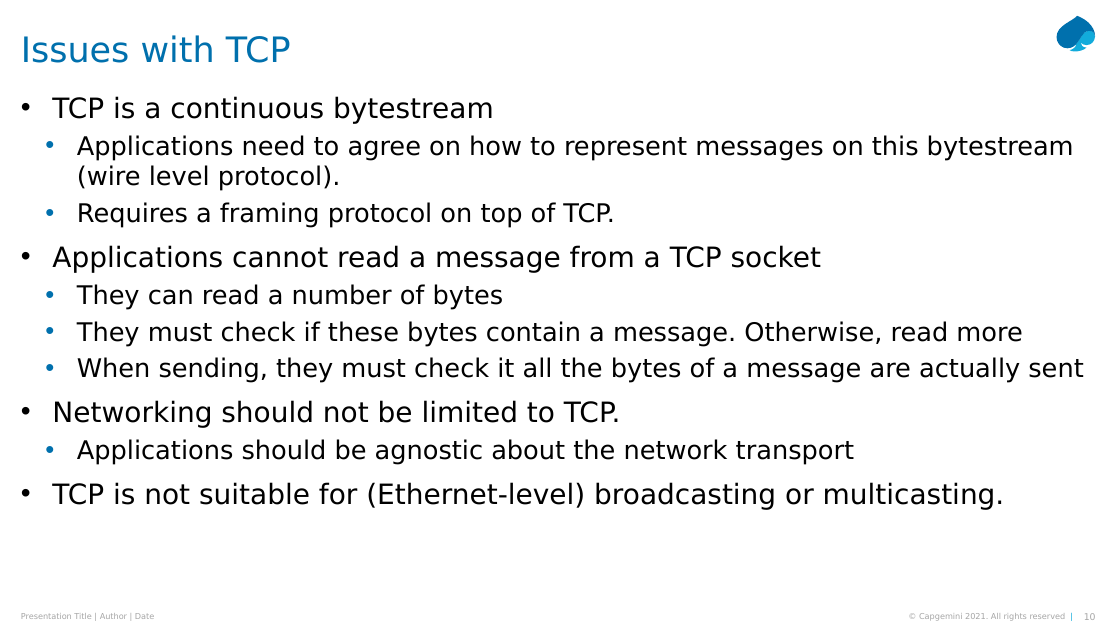
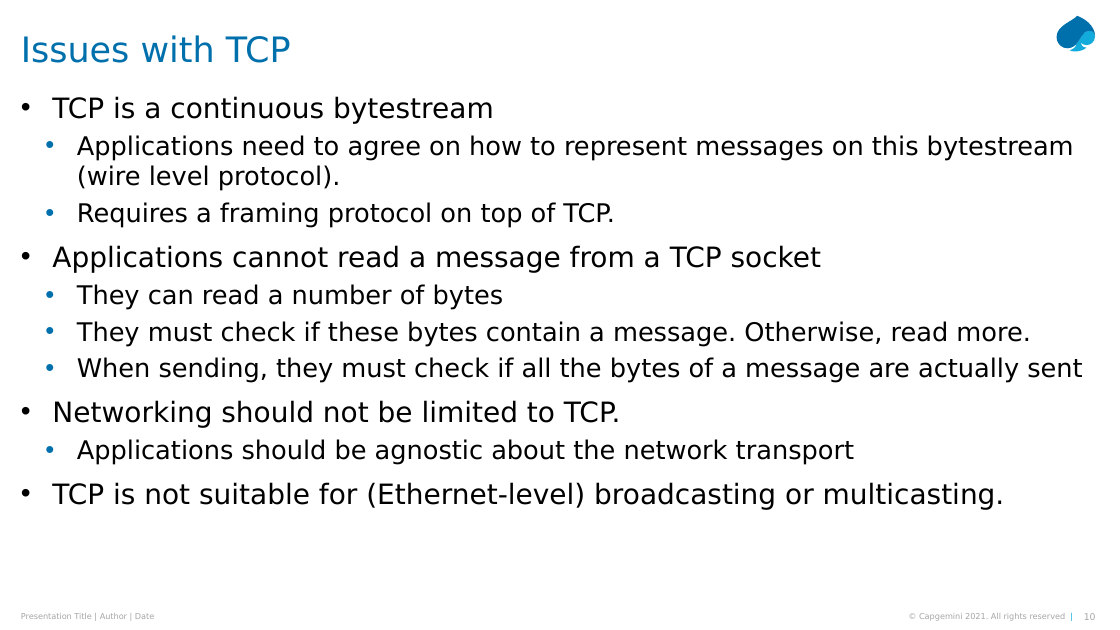
Before and after one commit to Python-Masterclass/Networking, a slide deck: slide 10 of Masterclass-7-Networking.pptx. Drawn at 1120x630 pixels with LibreOffice and Linux fonts; fonts in the diff are those of the drawing. Boxes give left, top, right and bottom in pixels: in the first picture for what was removed or moved away, otherwise in the second. Text is boxed around its words. In the diff, an @@ line names an element or a change of style, - is before the commit and + after.

```diff
--- a/Masterclass-7-Networking.pptx
+++ b/Masterclass-7-Networking.pptx
@@ text at [77,321,1082,383]: text changed @@
-  • They must check if these bytes contain a message. Otherwise, read more
-  • When sending, they must check it all the bytes of a message are actually sent
+  • They must check if these bytes contain a message. Otherwise, read more.
+  • When sending, they must check if all the bytes of a message are actually sent
```
Also in this commit, not shown: 9 slides added, 4 other files.
